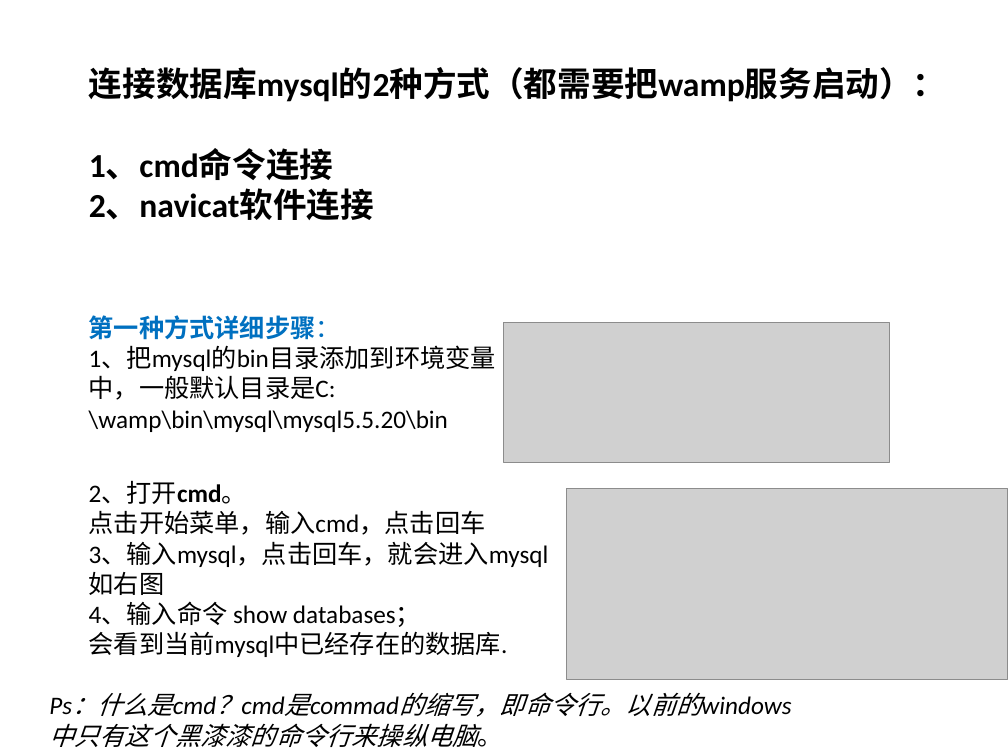
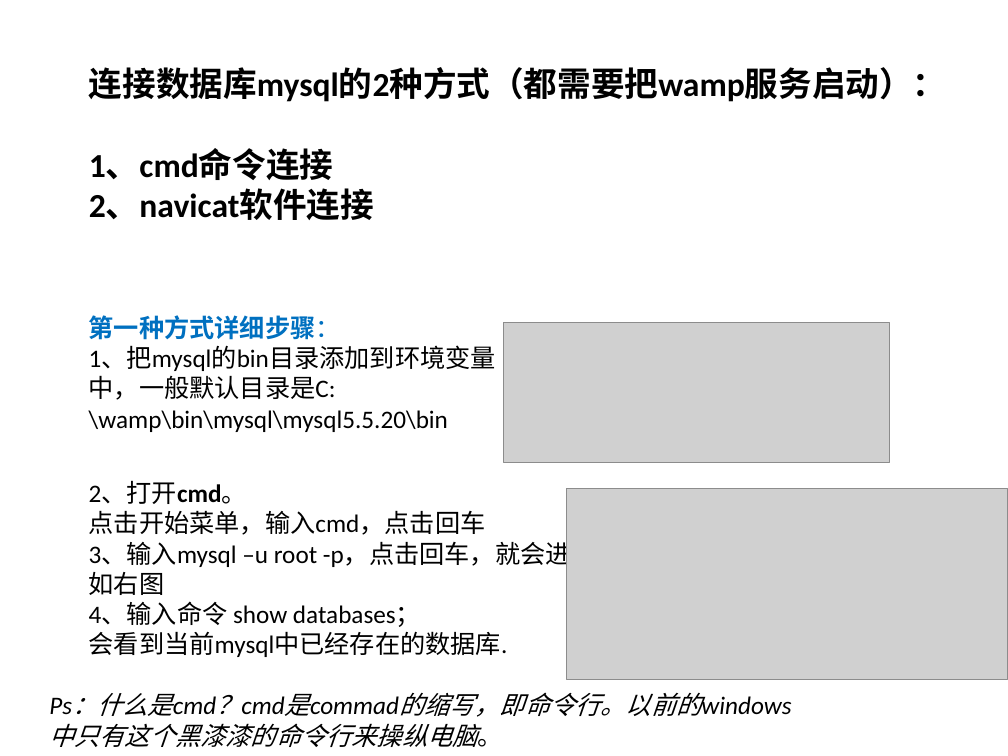
Before and after one commit to JakeWendao/test_moban, a slide deck: slide 1 of ppt系列/连接数据库mysql.pptx. Drawn at 1008x756 pixels with LibreOffice and Linux fonts; fonts in the diff are those of the drawing; grey boxes stand for pictures. Boxes give left, top, right and bottom in pixels: in the first picture for what was removed or moved away, otherwise in the second. Text is boxed around its words. In the diff, an @@ line names an element or a change of style, - is before the commit and + after.

Commit message:
修改部分

```diff
--- a/ppt系列/连接数据库mysql.pptx
+++ b/ppt系列/连接数据库mysql.pptx
@@ text at (89,542,656,569): text changed @@
-3、输入mysql，点击回车，就会进入mysql
+3、输入mysql –u root -p，点击回车，就会进入mysql
```
